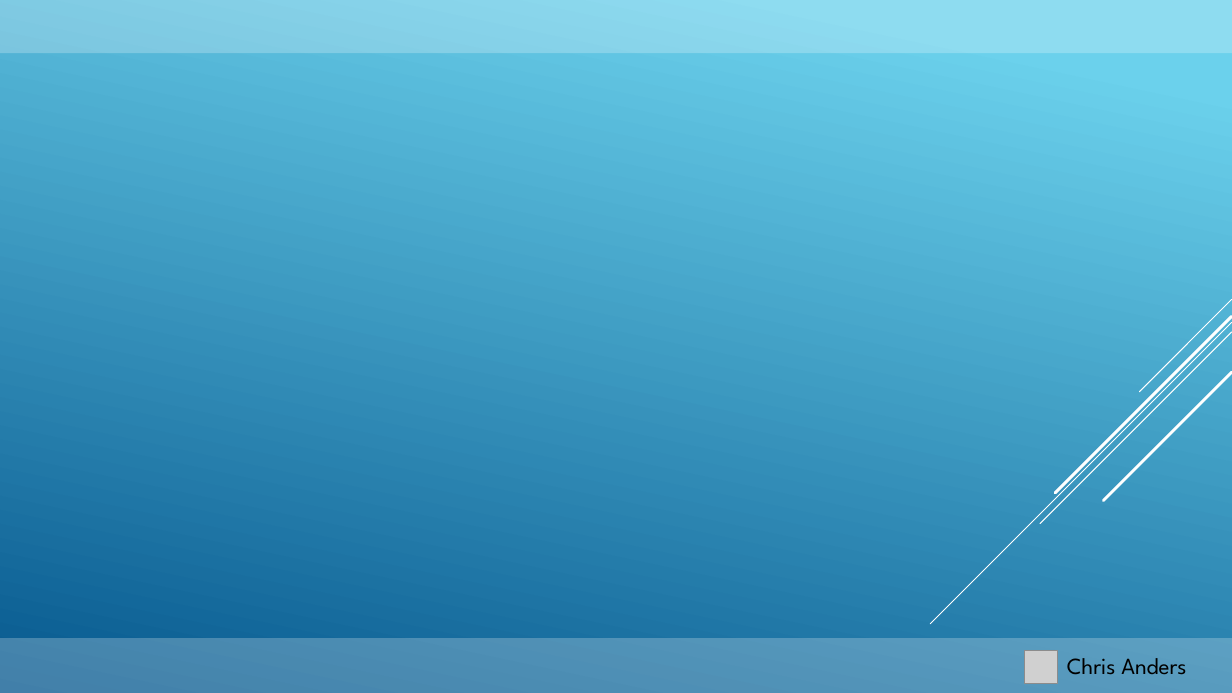
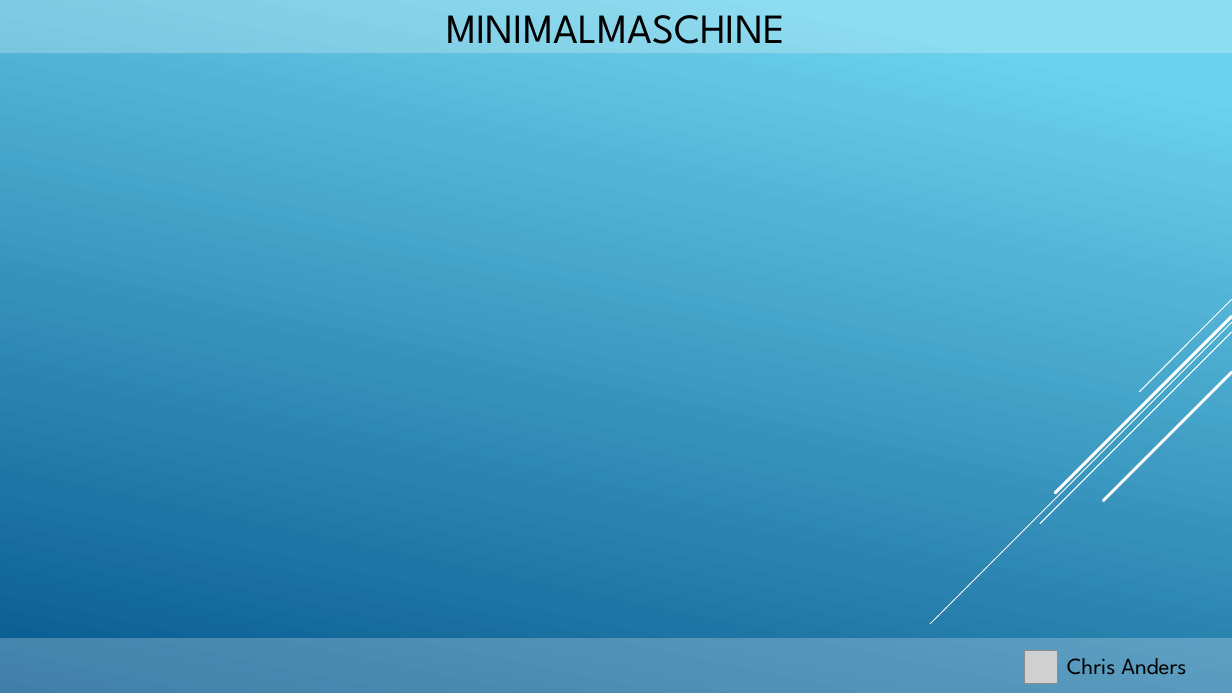
Before and after one commit to furesoft/MimaSim, a slide deck: slide 5 of Präsentation_Projektarbeit.pptx (slide 1 before the commit). Drawn at 1232x693 pixels with LibreOffice and Linux fonts; fonts in the diff are those of the drawing; grey boxes stand for pictures. Boxes give left, top, right and bottom in pixels: in the first picture for what was removed or moved away, otherwise in the second. Text is boxed around its words. In the diff, an @@ line names an element or a change of style, - is before the commit and + after.

```diff
--- a/Präsentation_Projektarbeit.pptx
+++ b/Präsentation_Projektarbeit.pptx
@@ title added at bbox=[446, 15, 785, 56], 32.4 pt, text #000000 @@
+MINIMALMASCHINE
```
Also in this commit, not shown: 1 other slide changed, 5 slides added.
